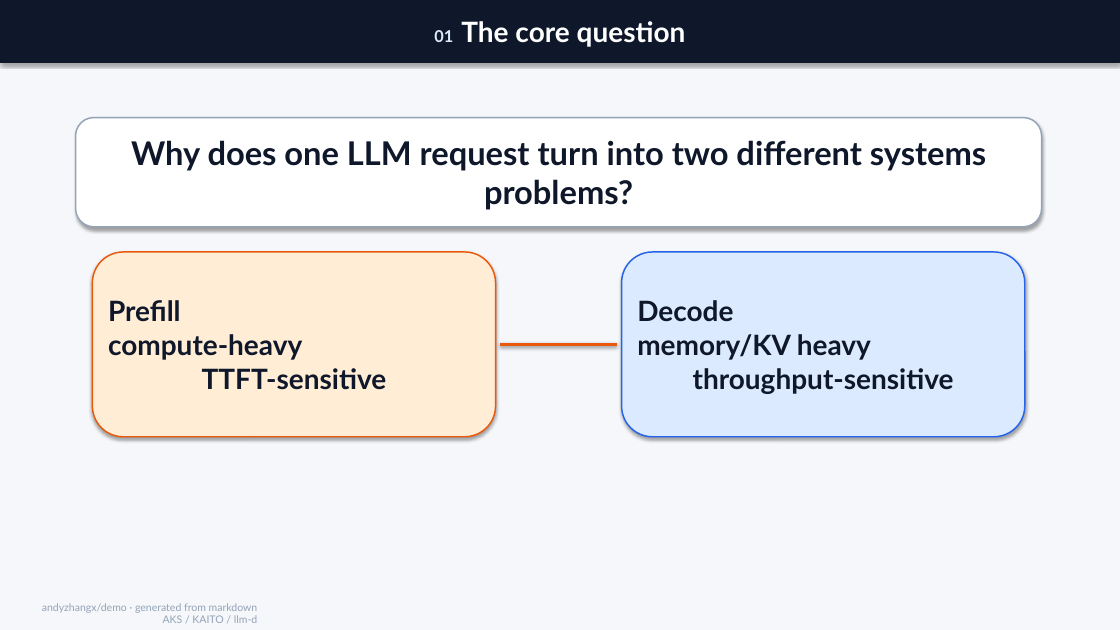
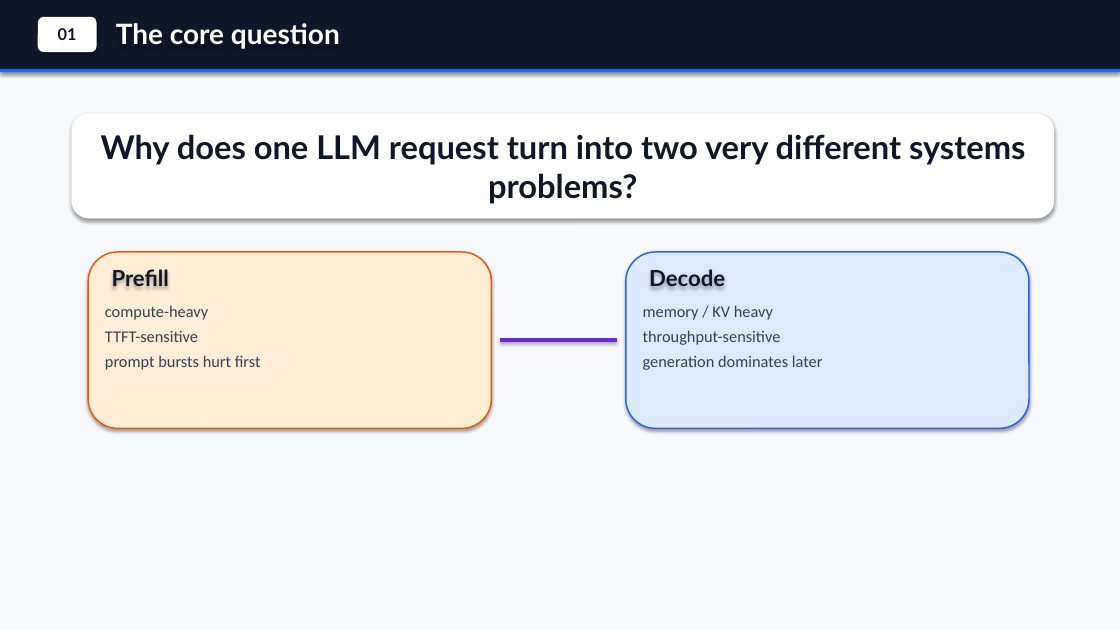
Before and after one commit to andyzhangx/demo, a slide deck: slide 2 of llm/kubecon-na-2026-pd-disaggregation.pptx. Drawn at 1120x630 pixels with LibreOffice and Linux fonts; fonts in the diff are those of the drawing. Boxes give left, top, right and bottom in pixels: in the first picture for what was removed or moved away, otherwise in the second. Text is boxed around its words. In the diff, an @@ line names an element or a change of style, - is before the commit and + after.

Commit message:
polish generated PD deck visuals

```diff
--- a/llm/kubecon-na-2026-pd-disaggregation.pptx
+++ b/llm/kubecon-na-2026-pd-disaggregation.pptx
@@ background #F5F7FA to #F6F8FC @@
@@ rectangle added at (x1=0, y1=0, x2=1120, y2=71), fill #0F172A @@
@@ rounded rectangle added at (x1=38, y1=17, x2=97, y2=52), fill #FFFFFF, 14 pt, text #0F172A, bold @@
+01
@@ text "The core question" moved from (x1=0, y1=0, x2=1120, y2=63) to (x1=116, y1=23, x2=340, y2=49) @@
@@ text "The core question" at (x1=116, y1=23, x2=340, y2=49): fill #0F172A to none; shadow off @@
@@ text at (x1=116, y1=23, x2=340, y2=49): text changed @@
-01 The core question
+The core question
@@ rectangle added at (x1=0, y1=69, x2=1120, y2=72), fill #2563EB @@
@@ rounded rectangle "Why does one LLM request ..." resized from (x1=76, y1=118, x2=1042, y2=227) to (x1=71, y1=113, x2=1054, y2=218) @@
@@ rounded rectangle "Why does one LLM request ..." at (x1=71, y1=113, x2=1054, y2=218): outline #94A3B8 1.25 pt to none @@
@@ text in rounded rectangle at (x1=101, y1=134, x2=1025, y2=204): text changed @@
-Why does one LLM request turn into two different systems problems?
+Why does one LLM request turn into two very different systems problems?
@@ rounded rectangle added at (x1=88, y1=252, x2=492, y2=429), fill #FFEDD5, outline #EA580C 1.25 pt @@
@@ text added at (x1=112, y1=269, x2=169, y2=286), 19 pt, text #0F172A, bold @@
+Prefill
@@ rounded rectangle added at (x1=626, y1=252, x2=1029, y2=429), fill #DBEAFE, outline #2563EB 1.25 pt @@
@@ text added at (x1=649, y1=269, x2=725, y2=286), 19 pt, text #0F172A, bold @@
+Decode
@@ text at (x1=105, y1=305, x2=261, y2=370): text changed; size 24 to 14 pt; font Lato to Calibri; text colour #0F172A to #334155; bold off @@
-Prefill
-compute-heavy
-TTFT-sensitive
+compute-heavy
+TTFT-sensitive
+prompt bursts hurt first
@@ text "compute-heavy" moved from (x1=92, y1=252, x2=496, y2=437) to (x1=105, y1=305, x2=261, y2=370) @@
@@ text "compute-heavy" at (x1=105, y1=305, x2=261, y2=370): vertical alignment middle to top; fill #FFEDD5 to none; outline #EA580C 1.25 pt to none; shadow off @@
@@ text at (x1=643, y1=305, x2=823, y2=370): text changed; size 24 to 14 pt; font Lato to Calibri; text colour #0F172A to #334155; bold off @@
-Decode
-memory/KV heavy
-throughput-sensitive
+memory / KV heavy
+throughput-sensitive
+generation dominates later
@@ text "memory / KV heavy" moved from (x1=622, y1=252, x2=1025, y2=437) to (x1=643, y1=305, x2=823, y2=370) @@
@@ text "memory / KV heavy" at (x1=643, y1=305, x2=823, y2=370): vertical alignment middle to top; fill #DBEAFE to none; outline #2563EB 1.25 pt to none; shadow off @@
@@ line moved from (500, 344) - (618, 344) to (500, 340) - (618, 340) @@
@@ line (500, 340) - (618, 340): stroke #EA580C 3 pt to #6D28D9 3 pt @@
@@ text removed at (x1=42, y1=603, x2=258, y2=623) @@
-andyzhangx/demo · generated from markdown
-AKS / KAITO / llm-d
```
Also in this commit, not shown: 34 other slides changed, 1 slide added, 1 slide removed, 1 other file.
